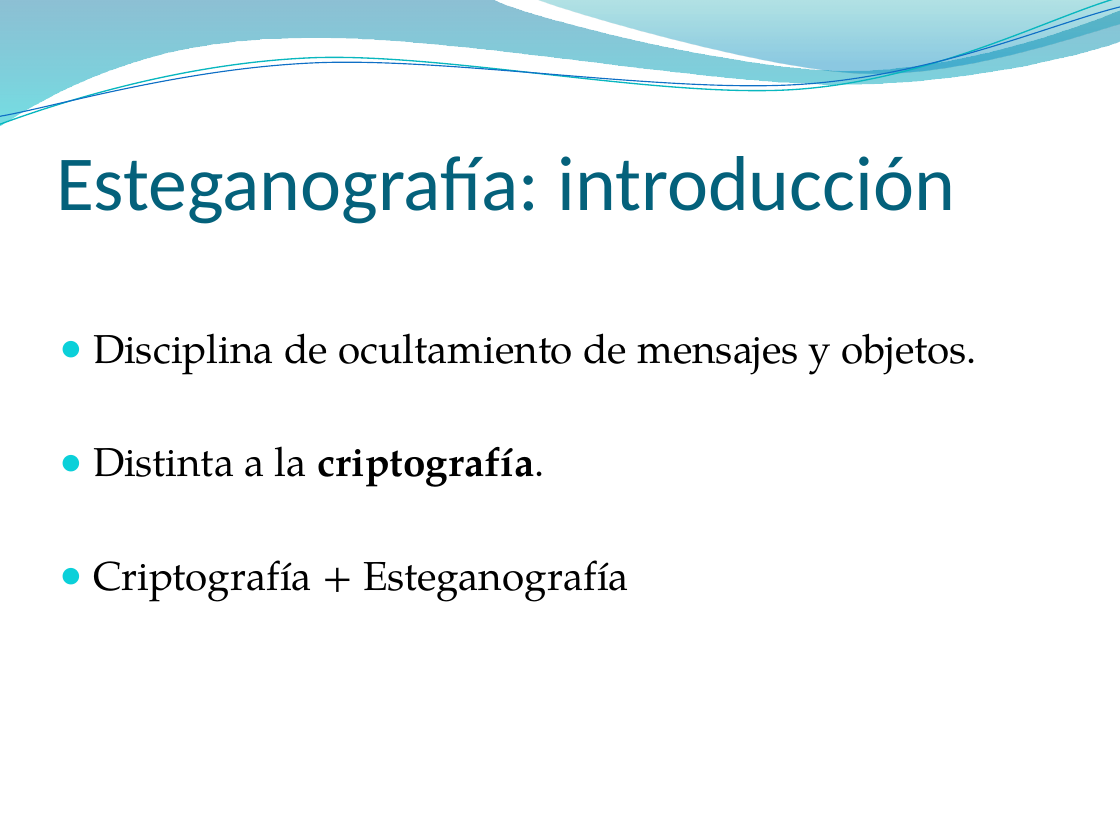
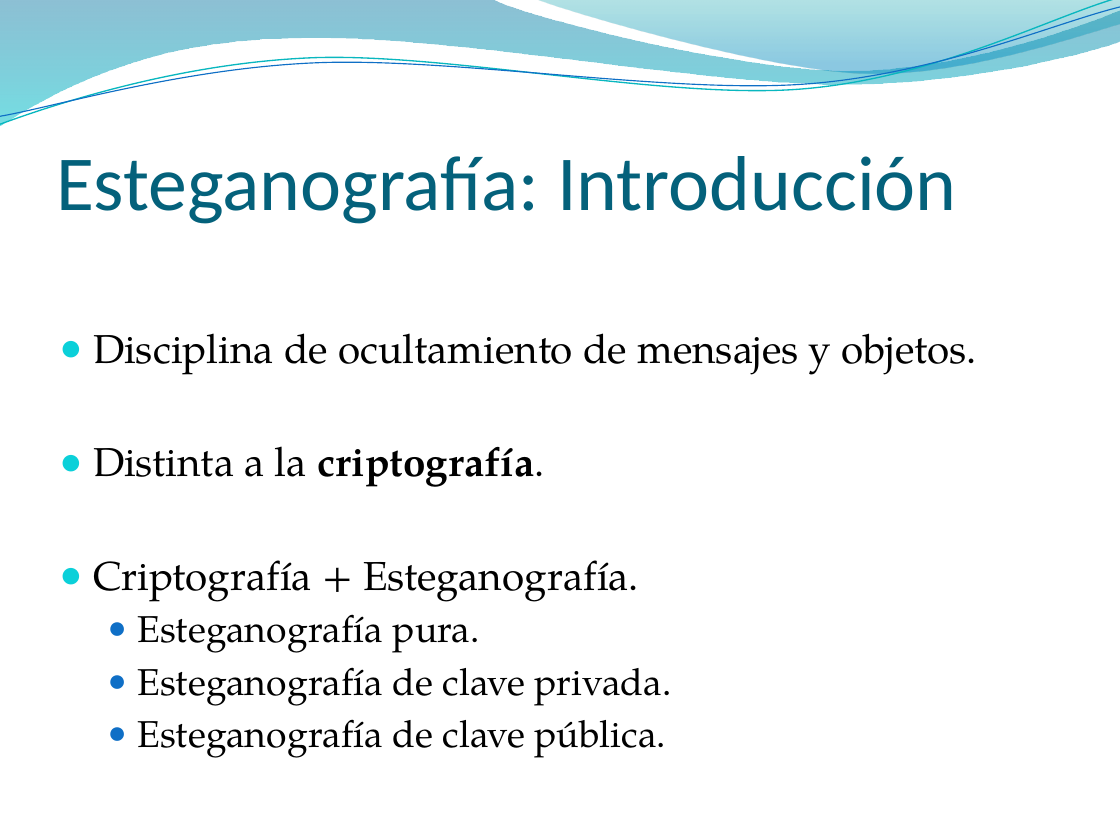
Before and after one commit to pasruiben/esteganografia-criptografia, a slide deck: slide 4 of doc/Ocultar datos en archivos de sonido.pptx. Drawn at 1120x840 pixels with LibreOffice and Linux fonts; fonts in the diff are those of the drawing; background and template pictures are left out. Boxes give left, top, right and bottom in pixels: in the first picture for what was removed or moved away, otherwise in the second. Text is boxed around its words. In the diff, an @@ line names an element or a change of style, - is before the commit and + after.

```diff
--- a/doc/Ocultar datos en archivos de sonido.pptx
+++ b/doc/Ocultar datos en archivos de sonido.pptx
@@ title at (x1=56, y1=156, x2=957, y2=224): text changed @@
-Esteganografía: introducción
+Esteganografía: Introducción
@@ text at (x1=93, y1=560, x2=671, y2=758): text changed; size 26 to 24 pt @@
-● Criptografía + Esteganografía
+● Criptografía + Esteganografía.
+  ● Esteganografía pura.
+  ● Esteganografía de clave privada.
+  ● Esteganografía de clave pública.
```
Also in this commit, not shown: 32 other slides changed, 4 slides added, 4 slides removed.
